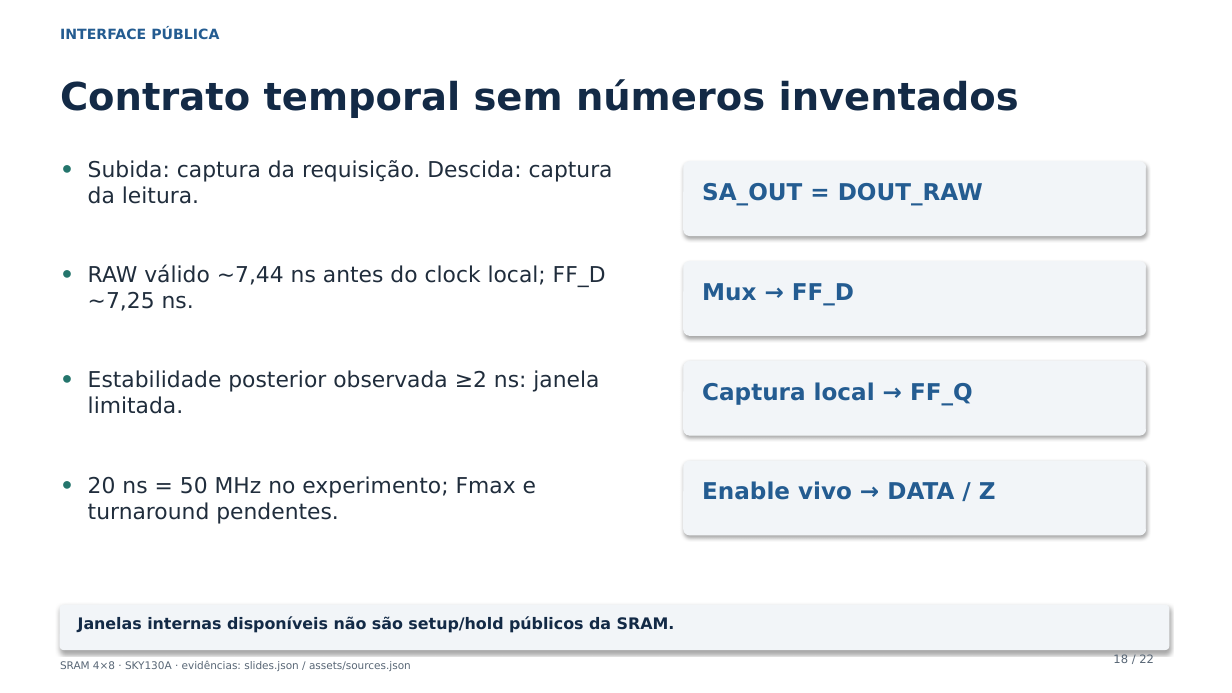
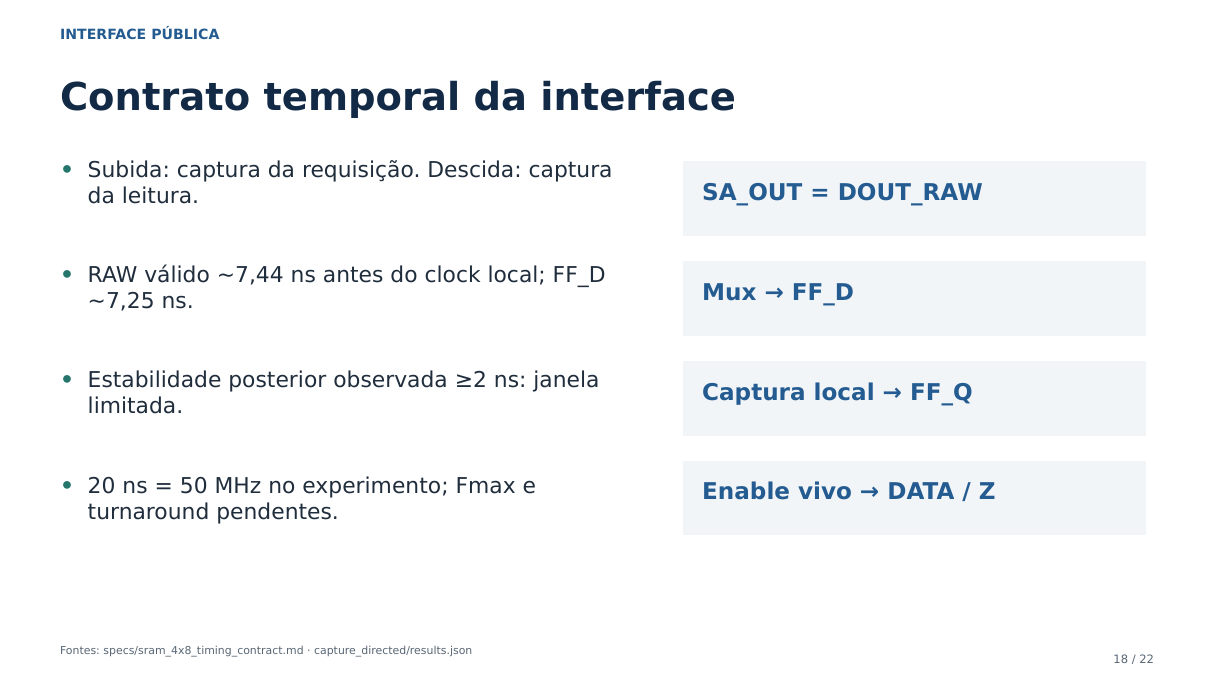
Before and after one commit to leofernandesc/Open-source-sram-memory-compiler, a slide deck: slide 18 of presentations/phase2/phase2_technical_review.pptx. Drawn at 1232x693 pixels with LibreOffice and Linux fonts; fonts in the diff are those of the drawing. Boxes give left, top, right and bottom in pixels: in the first picture for what was removed or moved away, otherwise in the second. Text is boxed around its words. In the diff, an @@ line names an element or a change of style, - is before the commit and + after.

Commit message:
docs(phase2): use descriptive academic presentation wording

```diff
--- a/presentations/phase2/phase2_technical_review.pptx
+++ b/presentations/phase2/phase2_technical_review.pptx
@@ text at <box>60,80,736,118</box>: text changed @@
-Contrato temporal sem números inventados
+Contrato temporal da interface
@@ rounded rectangle to rectangle; shadow off in 4 elements at <box>684,162,1146,236</box>, <box>684,262,1146,335</box>, <box>684,361,1146,435</box>, <box>684,461,1146,535</box> @@
@@ rounded rectangle removed at <box>60,605,1169,650</box> @@
@@ text removed at <box>78,616,675,633</box> @@
-Janelas internas disponíveis não são setup/hold públicos da SRAM.
@@ text added at <box>60,646,472,657</box>, 8.5 pt, text #596776 @@
+Fontes: specs/sram_4x8_timing_contract.md · capture_directed/results.json
@@ text removed at <box>60,661,411,671</box> @@
-SRAM 4×8 · SKY130A · evidências: slides.json / assets/sources.json
```
Also in this commit, not shown: 21 other slides changed, 9 other files.
